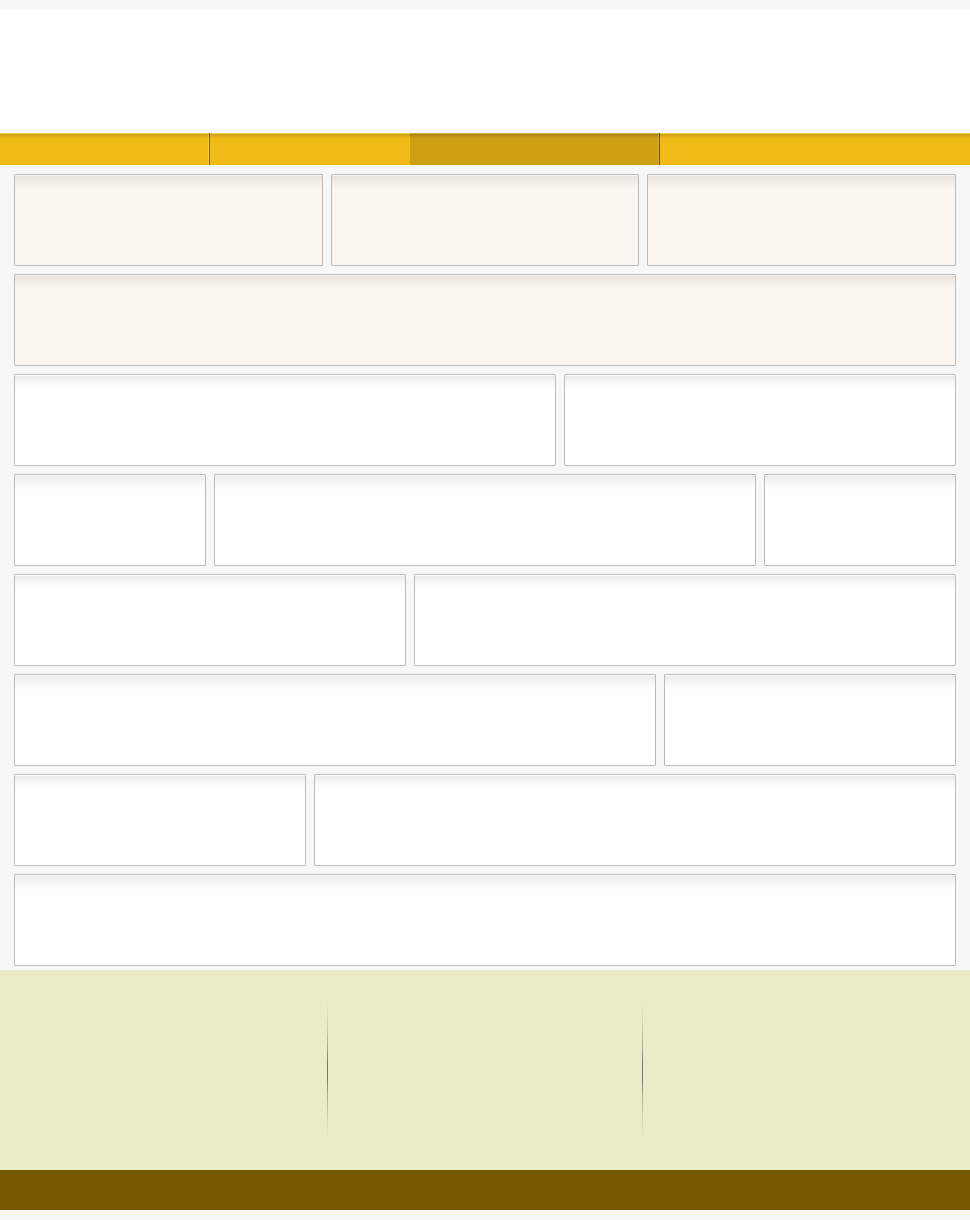
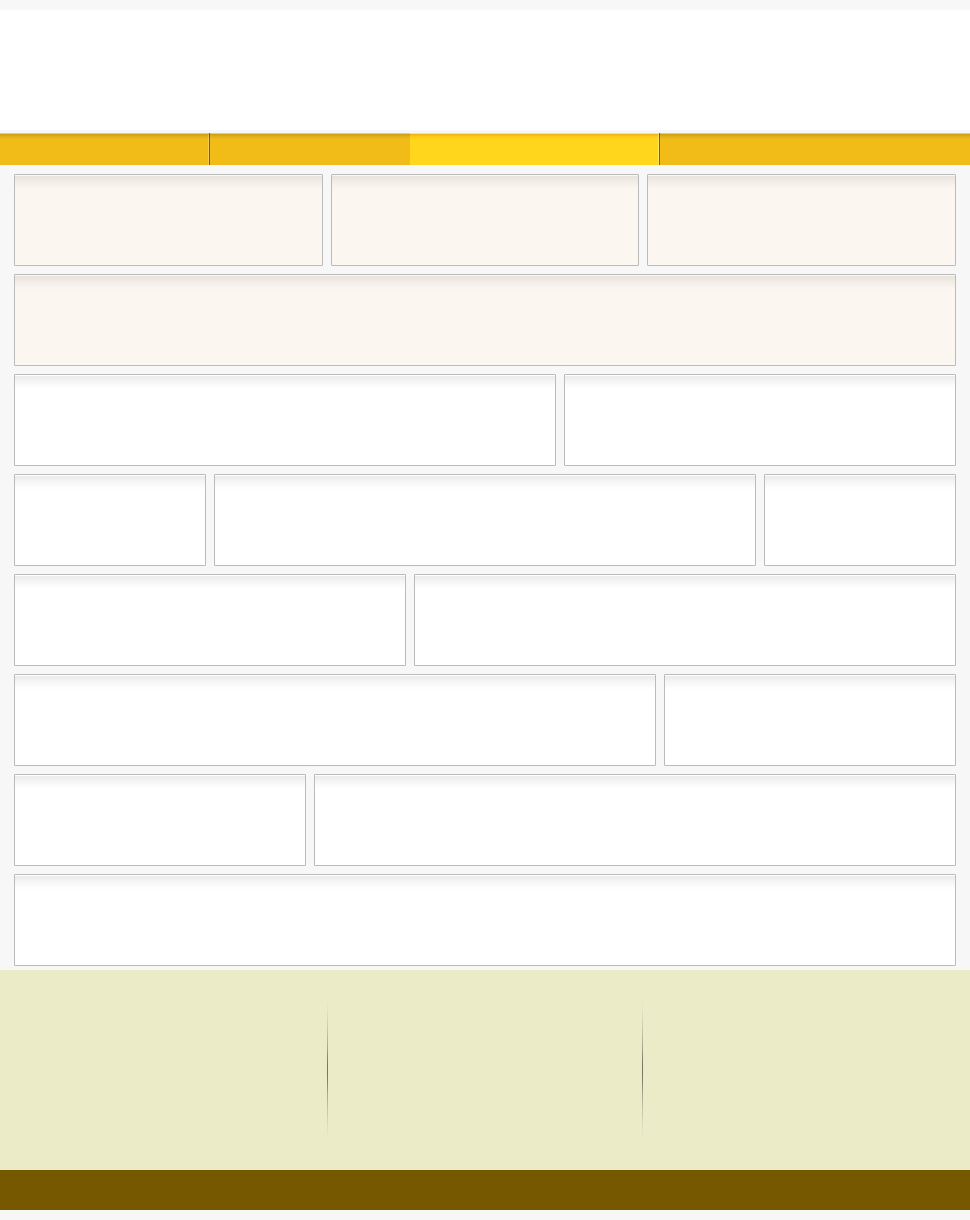
Layered file, before and after one edit (970 x 1220). Changes by layer:
"navbar - active": blend multiply → color dodge, painted on it over left=410, top=133, right=660, bottom=165
